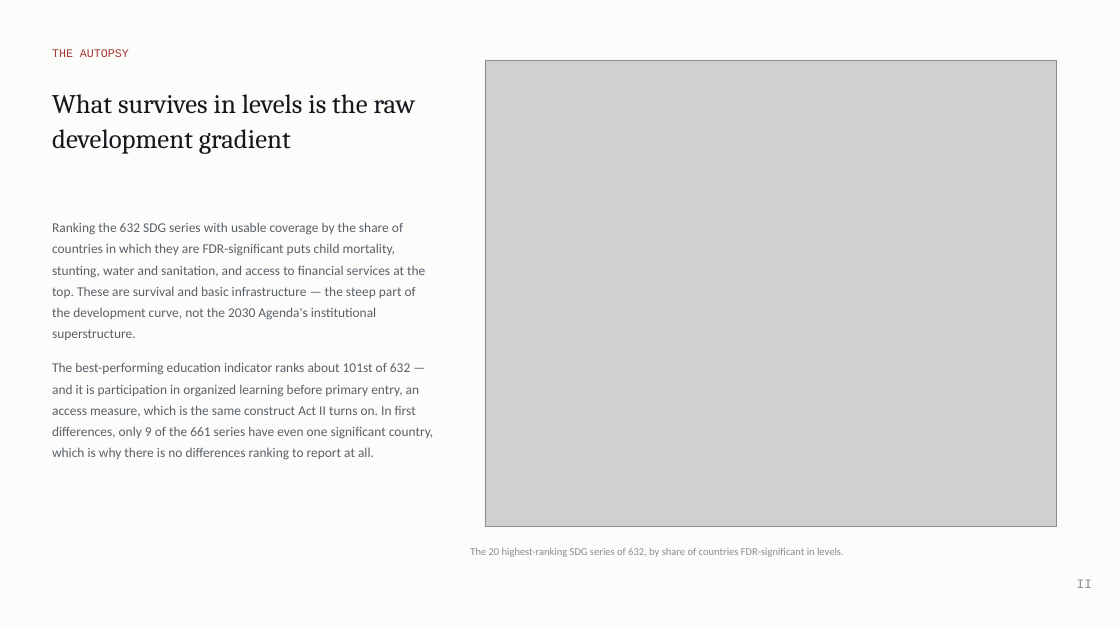
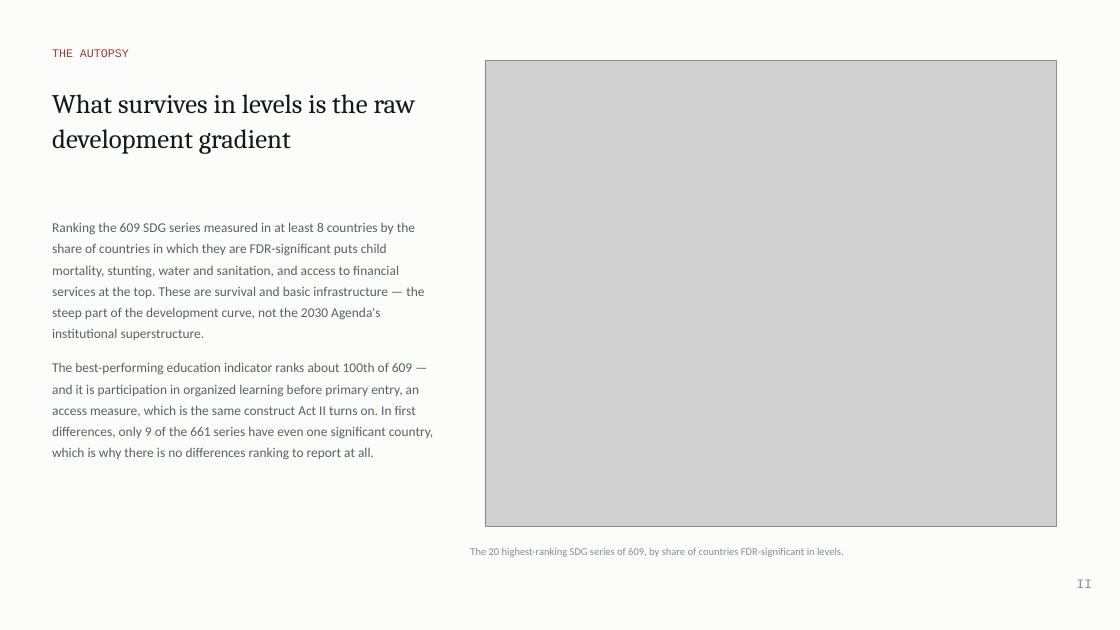
Before and after one commit to cwejnert/HDI-Happiness, a slide deck: slide 11 of deck/The_Education_Exception.pptx. Drawn at 1120x630 pixels with LibreOffice and Linux fonts; fonts in the diff are those of the drawing; grey boxes stand for pictures. Boxes give left, top, right and bottom in pixels: in the first picture for what was removed or moved away, otherwise in the second. Text is boxed around its words. In the diff, an @@ line names an element or a change of style, - is before the commit and + after.

```diff
--- a/deck/The_Education_Exception.pptx
+++ b/deck/The_Education_Exception.pptx
@@ text at (52,222,433,460): text changed @@
-Ranking the 632 SDG series with usable coverage by the share of countries in which they are FDR-significant puts child mortality, stunting, water and sanitation, and access to financial services at the top. These are survival and basic infrastructure — the steep part of the development curve, not the 2030 Agenda's institutional superstructure.
-The best-performing education indicator ranks about 101st of 632 — and it is participation in organized learning before primary entry, an access measure, which is the same construct Act II turns on. In first differences, only 9 of the 661 series have even one significant country, which is why there is no differences ranking to report at all.
+Ranking the 609 SDG series measured in at least 8 countries by the share of countries in which they are FDR-significant puts child mortality, stunting, water and sanitation, and access to financial services at the top. These are survival and basic infrastructure — the steep part of the development curve, not the 2030 Agenda's institutional superstructure.
+The best-performing education indicator ranks about 100th of 609 — and it is participation in organized learning before primary entry, an access measure, which is the same construct Act II turns on. In first differences, only 9 of the 661 series have even one significant country, which is why there is no differences ranking to report at all.
@@ text at (470,548,844,557): text changed @@
-The 20 highest-ranking SDG series of 632, by share of countries FDR-significant in levels.
+The 20 highest-ranking SDG series of 609, by share of countries FDR-significant in levels.
```
Also in this commit, not shown: 9 other slides changed, 32 other files.
